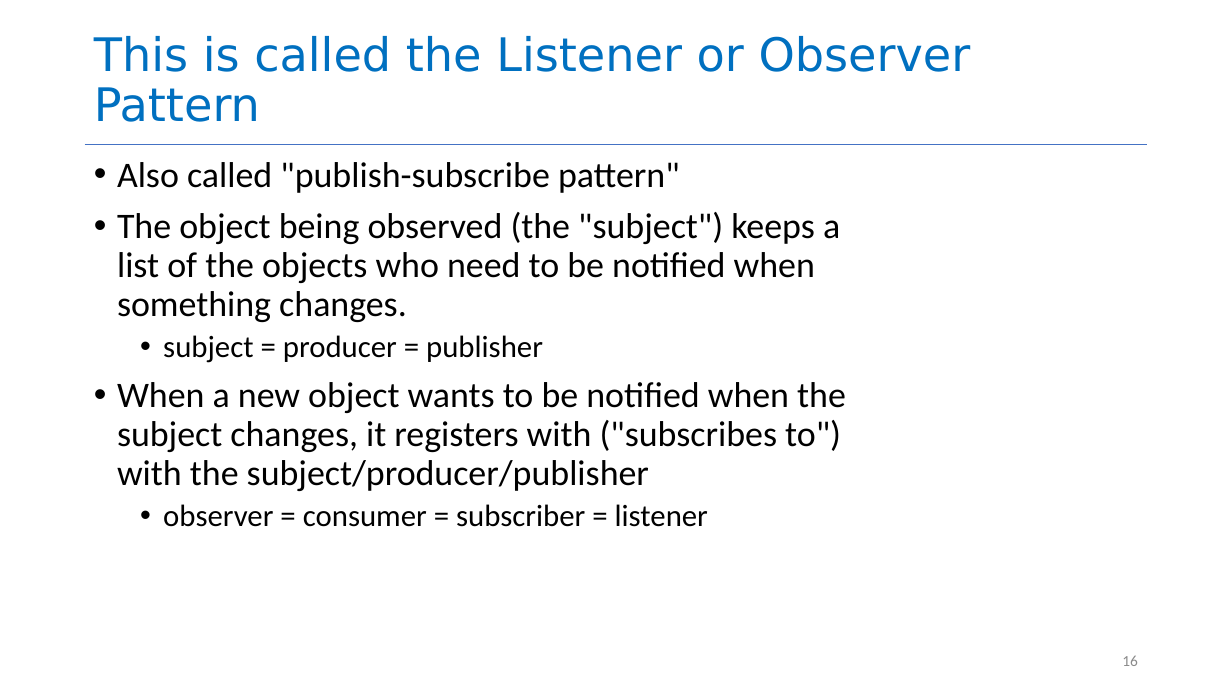
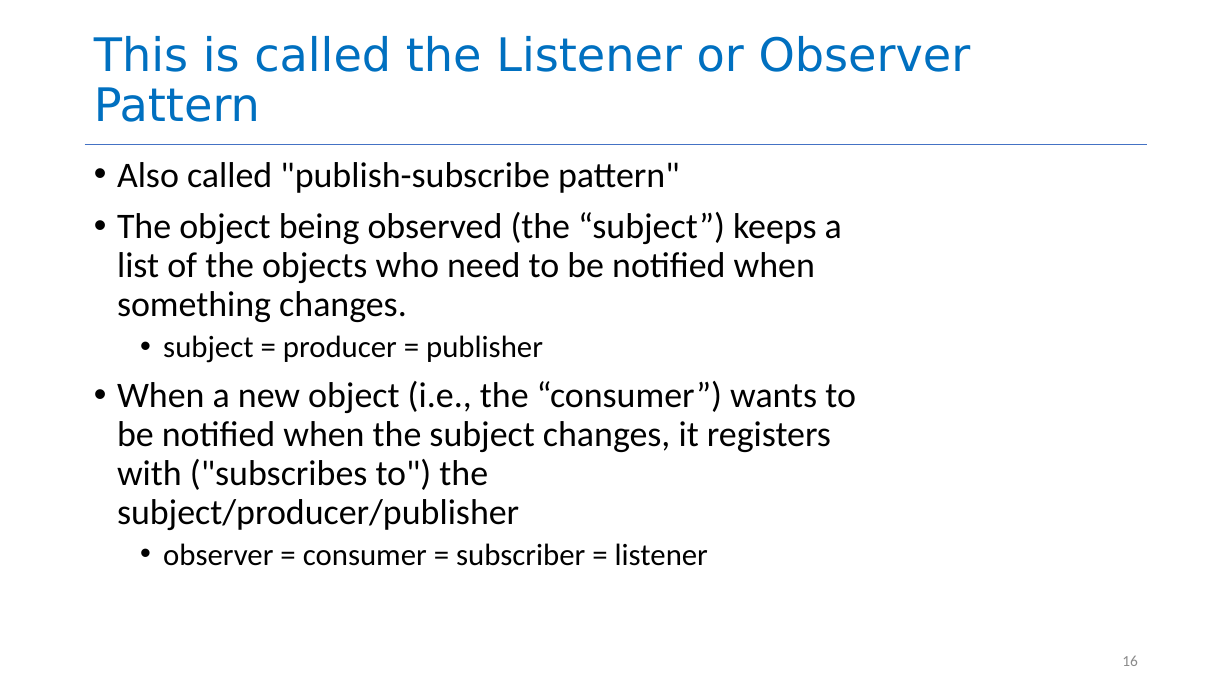
Before and after one commit to neu-se/CS4530-Spring-2025, a slide deck: slide 16 of Slides/Module 05 Interaction-Level Design Patterns.pptx. Drawn at 1232x693 pixels with LibreOffice and Linux fonts; fonts in the diff are those of the drawing. Boxes give left, top, right and bottom in pixels: in the first picture for what was removed or moved away, otherwise in the second. Text is boxed around its words. In the diff, an @@ line names an element or a change of style, - is before the commit and + after.

```diff
--- a/Slides/Module 05 Interaction-Level Design Patterns.pptx
+++ b/Slides/Module 05 Interaction-Level Design Patterns.pptx
@@ text at (117, 212, 842, 322): text changed @@
-• The object being observed (the "subject") keeps a list of the objects who need to be notified when something changes.
+• The object being observed (the “subject”) keeps a list of the objects who need to be notified when something changes.
@@ text at (117, 381, 856, 530): text changed @@
-• When a new object wants to be notified when the subject changes, it registers with ("subscribes to") with the subject/producer/publisher
+• When a new object (i.e., the “consumer”) wants to be notified when the subject changes, it registers with ("subscribes to") the subject/producer/publisher
```
Also in this commit, not shown: 4 other slides changed, 1 other file.
